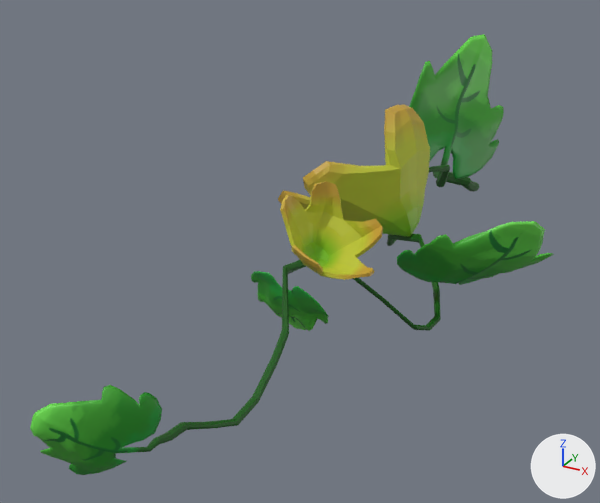
Two versions of the FBX model 3D_Models/Plants/FBX_Files/Veg_Calabacin_M.fbx, one commit apart.
The view is the same before and after, from a 50 mm camera at (0.06, -1.002, 0.362) aimed at (-0.089, -0.731, 0.226). The axes (+X, +Y, +Z) are drawn at lower right. The lights are the same throughout. Where no turn or scale is listed for an object, it has been applied to the vertices.

Names of what the first picture shows: 'hoja1.003'.
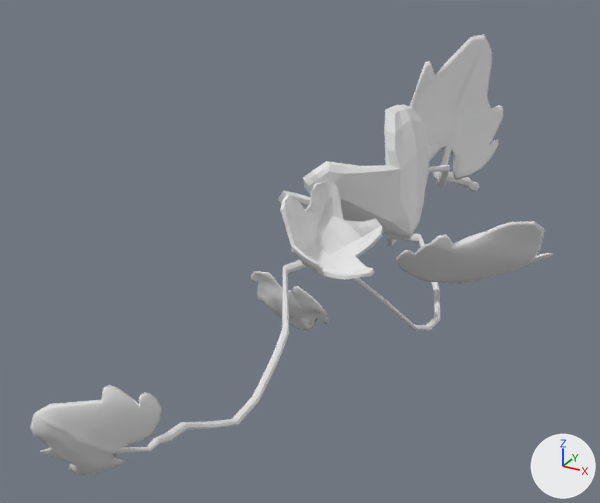
The newer file is also turned or shifted as a whole; pictures and numbers use the older file's frame.

Changed parts and their boxes [x1, y1, x2, y2] in the pictures (600 x 503 px):
part 1 of me_cylinder_041, recoloured (green to grey)
    both: [409, 34, 504, 180]
part 2 of me_cylinder_041, recoloured (green to grey)
    both: [251, 271, 329, 331]
part 3 of me_cylinder_041, recoloured (green to grey)
    both: [397, 221, 554, 285]
part 4 of me_cylinder_041, recoloured (yellow to grey)
    both: [278, 104, 430, 236]
part 5 of me_cylinder_041, recoloured (yellow to white)
    both: [280, 181, 383, 280]
part 6 of me_cylinder_041, recoloured (green to grey)
    both: [30, 165, 479, 475]

Patch to the scene script:
```diff
--- a/3D_Models/Plants/FBX_Files/Veg_Calabacin_M.fbx.py
+++ b/3D_Models/Plants/FBX_Files/Veg_Calabacin_M.fbx.py
@@ me_cylinder_041 @@
 me_cylinder_041.from_pydata(...)  # 2916 vertices, 2916 faces; spans x -0.043..0.079, y -0.302..0.053, z -0.064..0.036
 # used by ob_hoja1_003; location = (-0.0741, -0.5804, 0.255)
+# me_cylinder_041 part 1: all 472 faces that had it switch from mat_material_026 (picture img_veg_calabacins_bc_png) to no material
+# me_cylinder_041 part 2: all 472 faces that had it switch from mat_material_027 (picture img_veg_calabacins_bc_png) to no material
+# me_cylinder_041 part 3: all 472 faces that had it switch from mat_material_028 (picture img_veg_calabacins_bc_png) to no material
+# me_cylinder_041 part 4: all 362 faces that had it switch from mat_material_029 (picture img_veg_calabacinm_bc_png) to no material
+# me_cylinder_041 part 5: all 362 faces that had it switch from mat_material_030 (picture img_veg_calabacinm_bc_png) to no material
+# me_cylinder_041 part 6: all 776 faces that had it switch from mat_material_031 (picture img_veg_calabacins_bc_png) to no material
```
